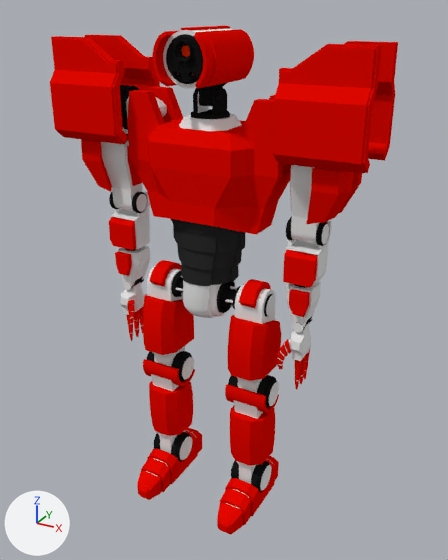
The Blender file Blender Model Source/strong_hunter_strike_left.blend: old version first, new version second.
Camera for both pictures: a camera (50 mm lens) standing at (1.38, -2.28, 2.42) and looking at (0.07, 0.09, 1.23). The lights are fixed; the arrows at lower left show +X, +Y and +Z.

The older version as bpy lines, for what is in view:
```python
me_cylinder = bpy.data.meshes.new('Cylinder')
me_cylinder.from_pydata(...)  # 5276 vertices, 4184 faces, 2 loose edges; spans x 0.0..0.74, y -0.23..0.28, z 0.0..2.34
me_cylinder.polygons.foreach_set('use_smooth', [True] * 4184)
# faces by material slot: [625, 76, 917, 331, 11, 2222, 2]
me_cylinder.materials.append(mat_dullmetal)  # its picture is missing
me_cylinder.materials.append(mat_segments)  # its picture is missing
me_cylinder.materials.append(mat_colored_metal)  # its picture is missing
me_cylinder.materials.append(mat_flex)  # its picture is missing
me_cylinder.materials.append(mat_joint)  # its picture is missing
me_cylinder.materials.append(mat_joint2)  # black #181818
me_cylinder.materials.append(mat_light)  # red #ff2d00
ob_cylinder = bpy.data.objects.new('Cylinder', me_cylinder)
ob_cylinder.location = (0.0, 0.0, 0.0)
_m = ob_cylinder.modifiers.new('EdgeSplit', 'EDGE_SPLIT')
_m = ob_cylinder.modifiers.new('Mirror', 'MIRROR')
```
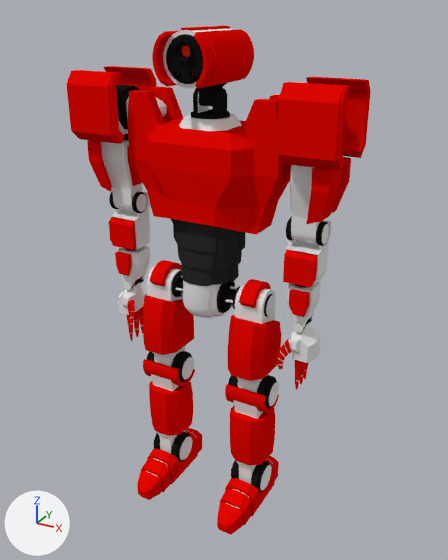
Patch to the scene script:
```diff
--- a/Blender Model Source/strong_hunter_strike_left.blend.py
+++ b/Blender Model Source/strong_hunter_strike_left.blend.py
@@ me_cylinder @@
 # used by ob_cylinder; location = (0.0, 0.0, 0.0)
-me_cylinder.from_pydata(...)  # 5276 vertices, 4184 faces, 2 loose edges; spans x 0.0..0.74, y -0.23..0.28, z 0.0..2.34
+me_cylinder.from_pydata(...)  # 5963 vertices, 4229 faces, 2 loose edges; spans x 0.0..0.64, y -0.23..0.28, z 0.0..2.34
+# me_cylinder part 1: a new loose piece of 86 vertices spanning x 0.43..0.55, y -0.03..0.23, z 1.88..2.03, in mat_dullmetal (its picture is missing)
+# me_cylinder part 2: 71 vertices moved from x 0.38..0.74, y -0.08..0.28, z 0.97..2.1 to x 0.4..0.64, y -0.08..0.28, z 0.97..2.1; 53 vertices removed from x 0.15..0.74, y -0.04..0.24, z 0.97..2.3; 516 vertices added at x 0.0..0.64, y -0.06..0.24, z 0.0..2.15
 me_cylinder.materials.append(mat_dullmetal)
```

Location of each change, [x1, y1, x2, y2] in pixels of the pictures (448 x 560 px):
'Cylinder', reshaped (13% narrower): before [50, 26, 398, 534]; after [67, 26, 371, 534]
part 1 of me_cylinder, added: after [119, 122, 128, 135]
part 2 of me_cylinder, built on: before [50, 35, 398, 361]; after [67, 66, 371, 484]
